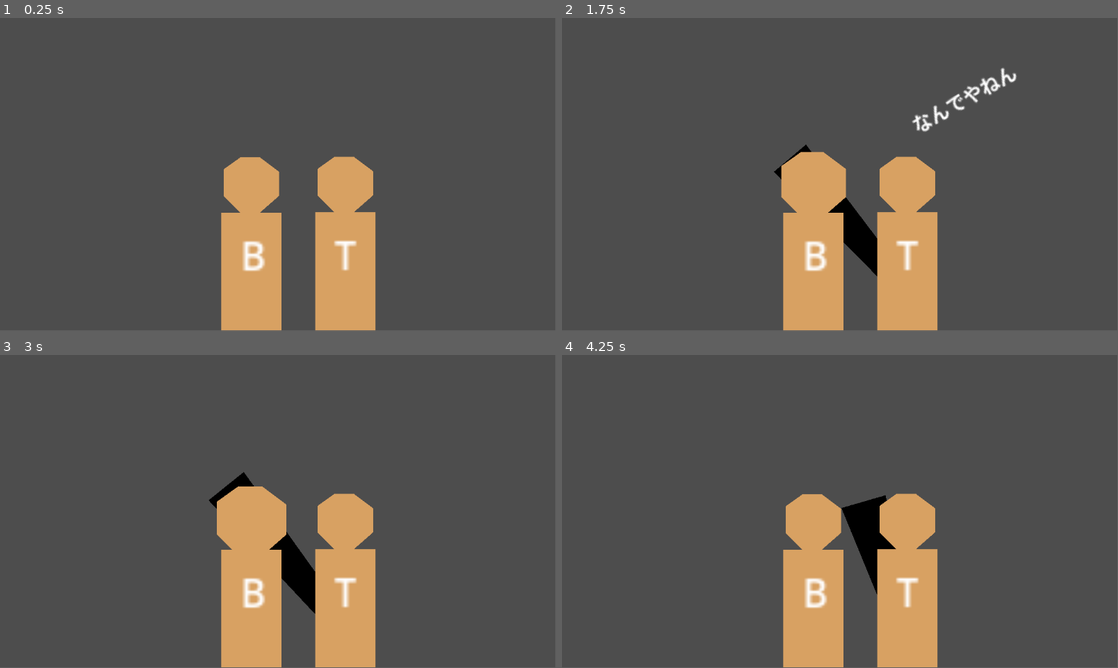
Above: before the commit, frames 1-4 (two rows, left to right).
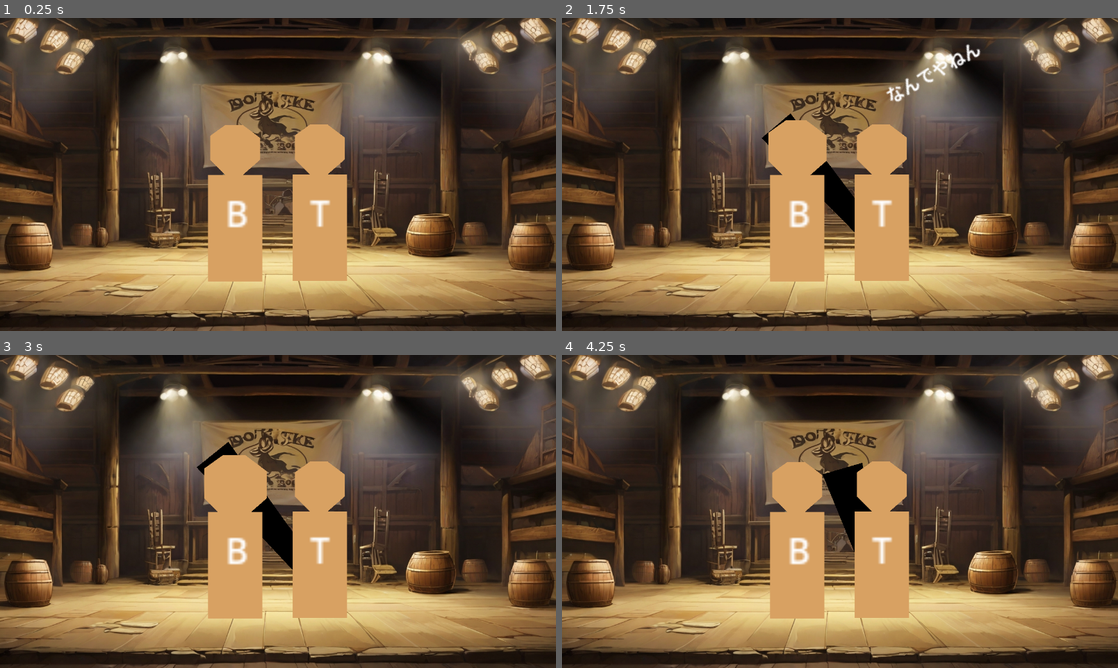
Above: after the commit, the same moments.

Repository: gamedevshirious/MazuiManzai
Game: Godot game, scene res://scenes/stage/stage.tscn
Two runs of this game, one before a commit and one after it. Both use one fixed random seed, a clock stepped at 60 frames per second and the inputs below.
Inputs:
- Up to frame 1 (0.25 s): no input
- Up to frame 2 (1.75 s): tap Enter (ui_accept) at 0.5, 0.77, 1.52 s
- Up to frame 3 (3 s): tap Enter (ui_accept) at 2.75 s
- Up to frame 4 (4.25 s): tap Enter (ui_accept) at 3.02, 3.77 s
In our replay, the window is 799x449 before the commit and 800x450 after it. These sizes can differ from the game's own. Grey fills any space a smaller window leaves; there, only what the larger window draws over its background counts as a difference.

The runs differ from the first frame. In frame 1, 89% of the frame differs, in the area x 0-100%, y 0-100%; in frame 2, 88%; in frame 3, 88%; in frame 4, 89%.

Commit message:
added bg

Diff:
--- a/project.godot
+++ b/project.godot
@@ -15,6 +15,11 @@
 config/features=PackedStringArray("4.2", "GL Compatibility")
 config/icon="res://icon.svg"
 
+[display]
+
+window/size/viewport_width=1280
+window/size/viewport_height=720
+
 [dotnet]
 
 project/assembly_name="MechakuchaNoHitotachi"
--- a/scenes/stage/stage.tscn
+++ b/scenes/stage/stage.tscn
@@ -1,16 +1,21 @@
-[gd_scene load_steps=4 format=3 uid="uid://xkeq0wjw2t02"]
+[gd_scene load_steps=5 format=3 uid="uid://xkeq0wjw2t02"]
 
 [ext_resource type="PackedScene" uid="uid://g0gq5qr7iw3h" path="res://scenes/straight_man/straight_man.tscn" id="1_0v7lm"]
 [ext_resource type="Script" path="res://scenes/stage/stage.gd" id="1_s2fhp"]
+[ext_resource type="Texture2D" uid="uid://sy6t524cyryb" path="res://assets/images/stage.jpg" id="2_efxte"]
 [ext_resource type="PackedScene" uid="uid://br1a6d0qms0io" path="res://scenes/funny_man/funny_man.tscn" id="3_crfld"]
 
 [node name="stage" type="Node2D"]
 script = ExtResource("1_s2fhp")
 
+[node name="Stage" type="Sprite2D" parent="."]
+position = Vector2(640, 360)
+texture = ExtResource("2_efxte")
+
 [node name="straight_man" parent="." instance=ExtResource("1_0v7lm")]
-position = Vector2(709, 508)
+position = Vector2(729, 465)
 scale = Vector2(5, 5)
 
 [node name="funny_man" parent="." instance=ExtResource("3_crfld")]
-position = Vector2(514, 509)
+position = Vector2(534, 466)
 scale = Vector2(5, 5)
Binary file added: assets/images/stage.jpg
Not shown, added: assets/images/stage.jpg.import
Not shown, added: credits.txt
